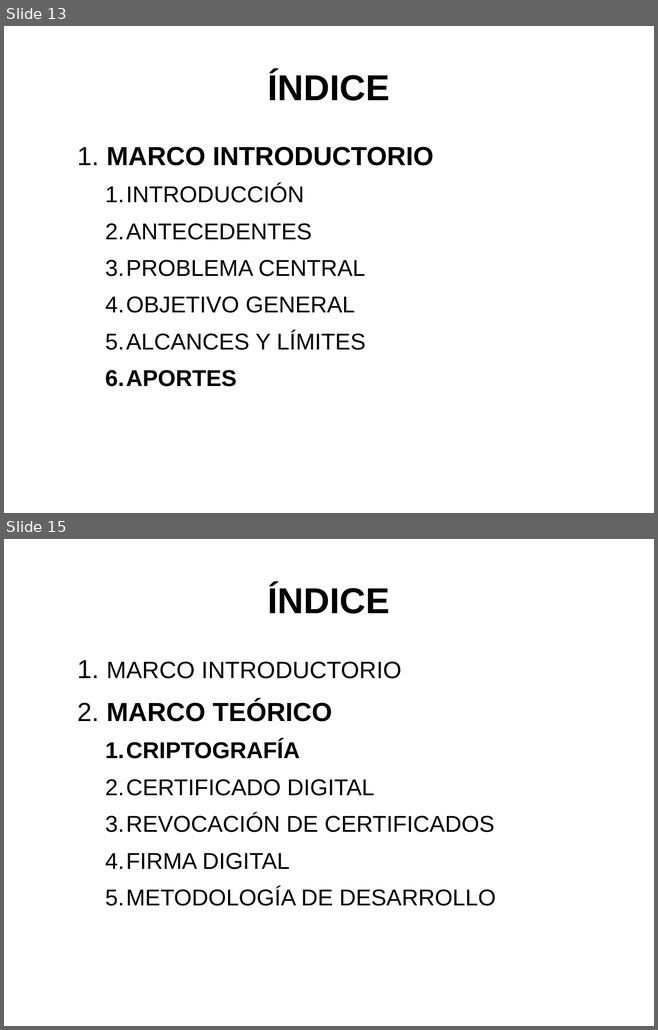
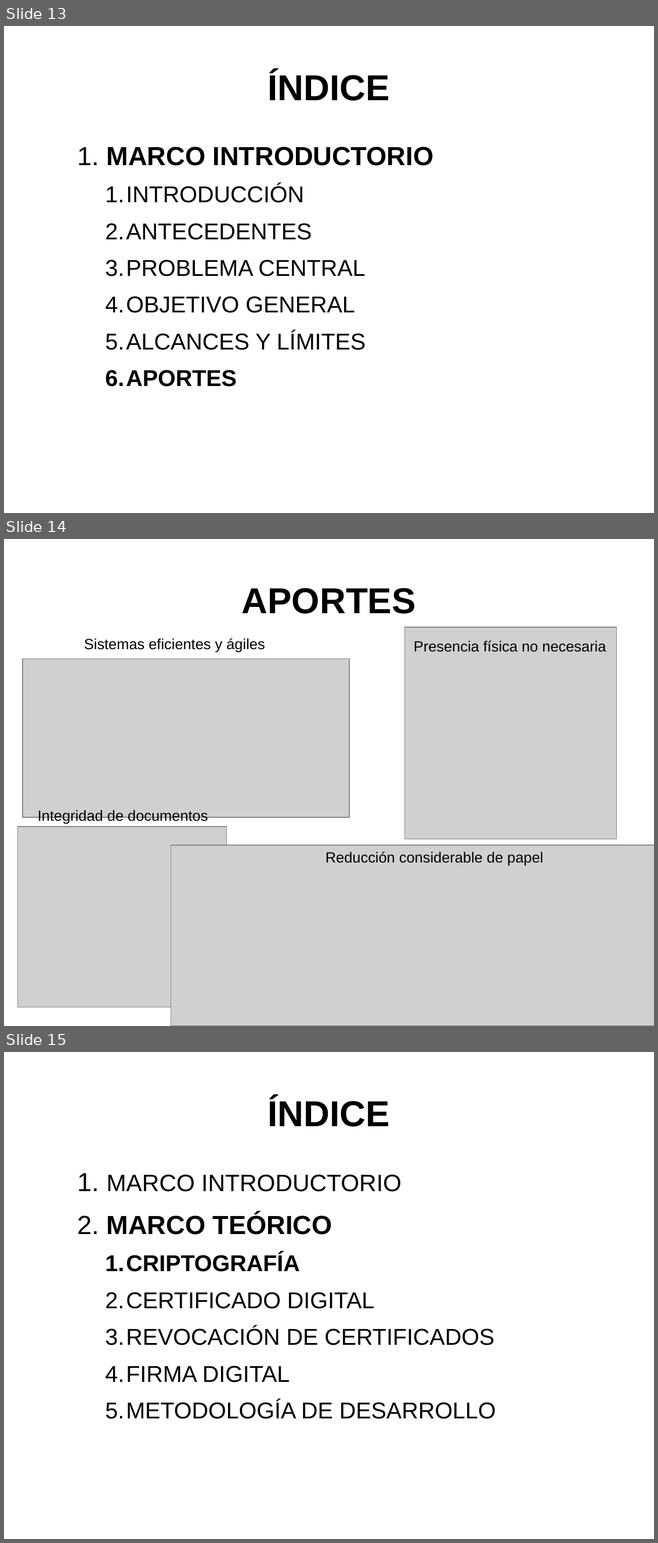
Before and after one commit to artmint/proyectoG, a slide deck: PRESENTACION - PROYECTO.odp. Shown one above the other, each under a label of ours: slides 13 and 15 before the commit, slides 13, 14 and 15 after it; the slides between them are not shown. The pictures are 658x1030 and 658x1543 pixels, drawn with LibreOffice and Linux fonts; fonts in the diff are those of the drawing; grey boxes stand for pictures. Boxes give left, top, right and bottom in pixels: in the first picture for what was removed or moved away, otherwise in the second. Text is boxed around its words. In the diff, an @@ line names an element or a change of style, - is before the commit and + after.

```diff
--- a/PRESENTACION - PROYECTO.odp
+++ b/PRESENTACION - PROYECTO.odp
@@ slide 14 added at (4,539,654,1026), background #FFFFFF @@
@@ title added at (242,588,416,614), 44 pt, text #000000, bold @@
+APORTES
@@ text added at (84,638,264,652), 18 pt, text #000000 @@
+Sistemas eficientes y ágiles
@@ picture added at (405,627,617,839) @@
@@ text added at (413,641,605,652), 18 pt, text #000000 @@
+Presencia física no necesaria
@@ picture added at (23,659,349,818) @@
@@ text added at (38,810,208,824), 18 pt, text #000000 @@
+Integridad de documentos
@@ picture added at (18,827,227,1007) @@
@@ picture added at (171,845,654,1026) @@
@@ text added at (325,852,543,866), 18 pt, text #000000 @@
+Reducción considerable de papel
```
Also in this commit, not shown: 6 slides changed, 15 other slides added, 2 slides removed, 21 other files.
